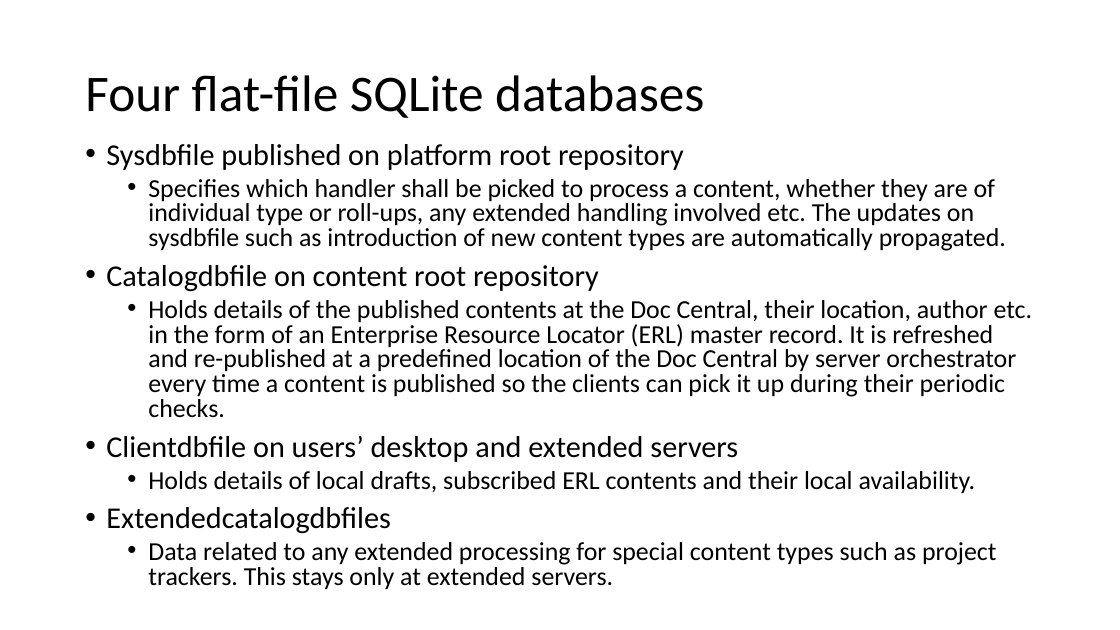
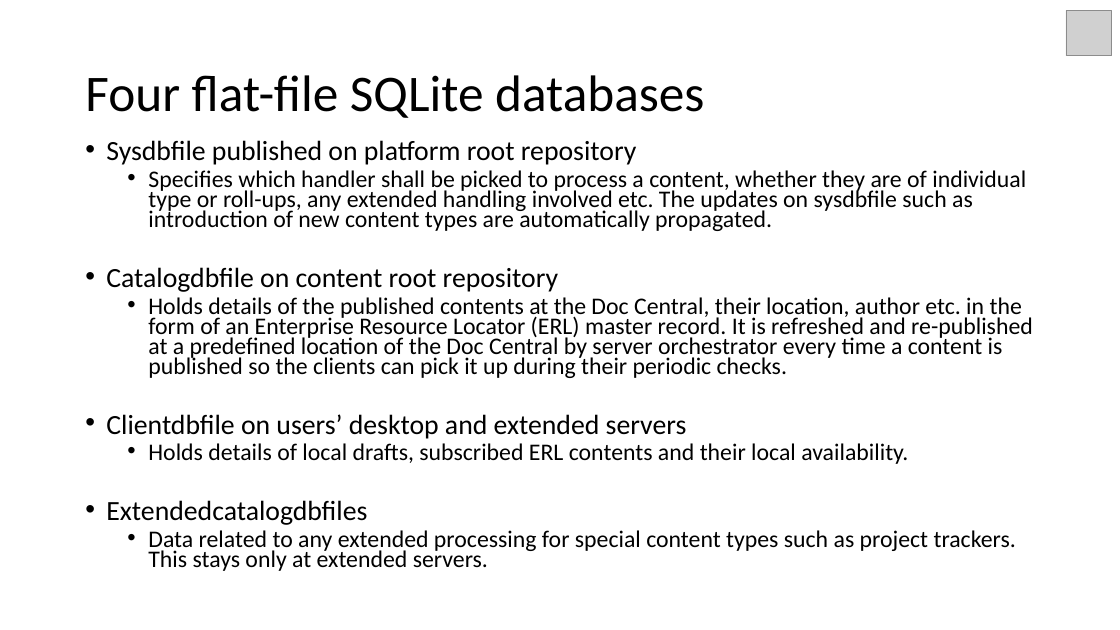
Before and after one commit to vibeeshK/CollabTracker, a slide deck: slide 9 of Documents/CollabTracker_Intro.pptx. Drawn at 1120x630 pixels with LibreOffice and Linux fonts; fonts in the diff are those of the drawing; grey boxes stand for pictures; background and template pictures are left out. Boxes give left, top, right and bottom in pixels: in the first picture for what was removed or moved away, otherwise in the second. Text is boxed around its words. In the diff, an @@ line names an element or a change of style, - is before the commit and + after.

Commit message:
DocRefresh_16July2020

```diff
--- a/Documents/CollabTracker_Intro.pptx
+++ b/Documents/CollabTracker_Intro.pptx
@@ picture added at (x1=1066, y1=10, x2=1112, y2=55) @@
@@ text "Sysdbfile published on platform root ..." at (x1=106, y1=140, x2=1033, y2=571): size 25.9 to 23.8 pt in "Sysdbfile published on platform root repository", "Catalogdbfile on content root repository", "Clientdbfile on users’ desktop and extended servers", "Extendedcatalogdbfiles"; size 22.2 to 20.4 pt in "Specifies which handler shall be picked to ...", "Holds details of the published contents at ...", "Holds details of local drafts, subscribed ERL ...", "Data related to any extended processing for ..."; line spacing 0.8 to 0.7 @@
```
Also in this commit, not shown: 16 other slides changed, 1 other file.
